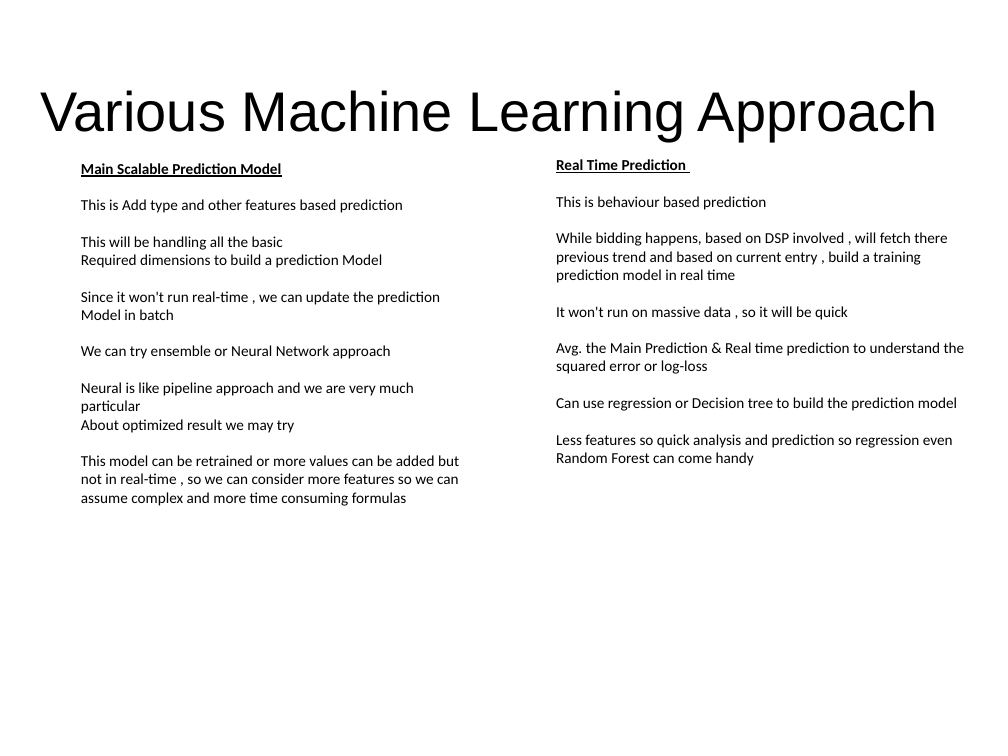
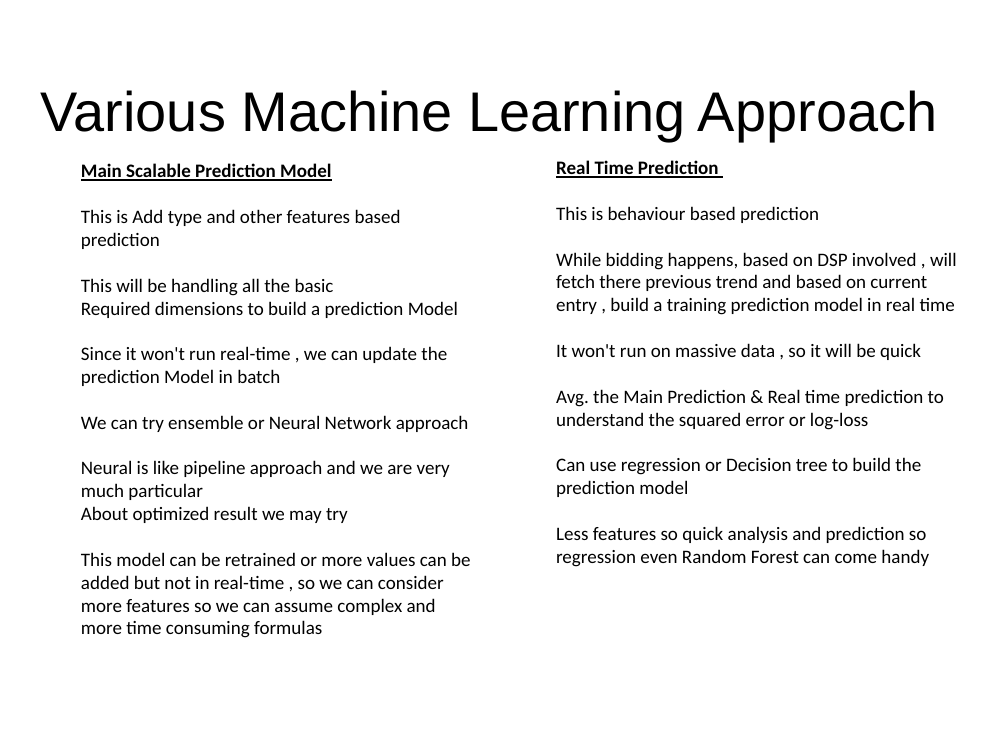
Before and after one commit to abhishek-ch/evolveML, a slide deck: slide 3 of data/smaato.odp. Drawn at 1008x756 pixels with LibreOffice and Linux fonts; fonts in the diff are those of the drawing. Boxes give left, top, right and bottom in pixels: in the first picture for what was removed or moved away, otherwise in the second. Text is boxed around its words. In the diff, an @@ line names an element or a change of style, - is before the commit and + after.

```diff
--- a/data/smaato.odp
+++ b/data/smaato.odp
@@ text "Main Scalable Prediction Model" at (81, 163, 470, 638): size 12 to 15 pt @@
@@ text "Real Time Prediction" at (556, 160, 957, 567): size 12 to 15 pt @@
```
Also in this commit, not shown: 2 other slides changed.
